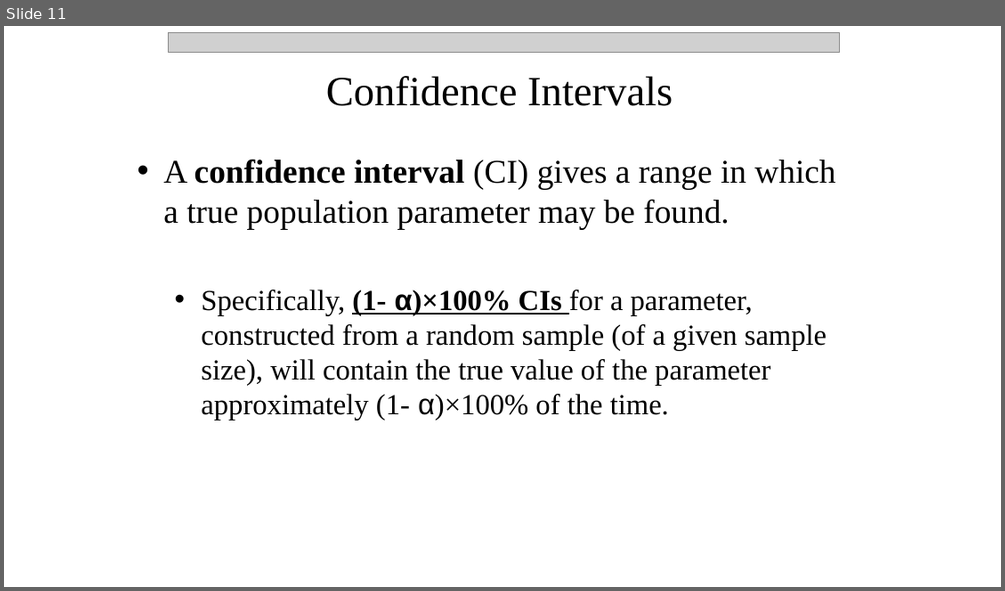
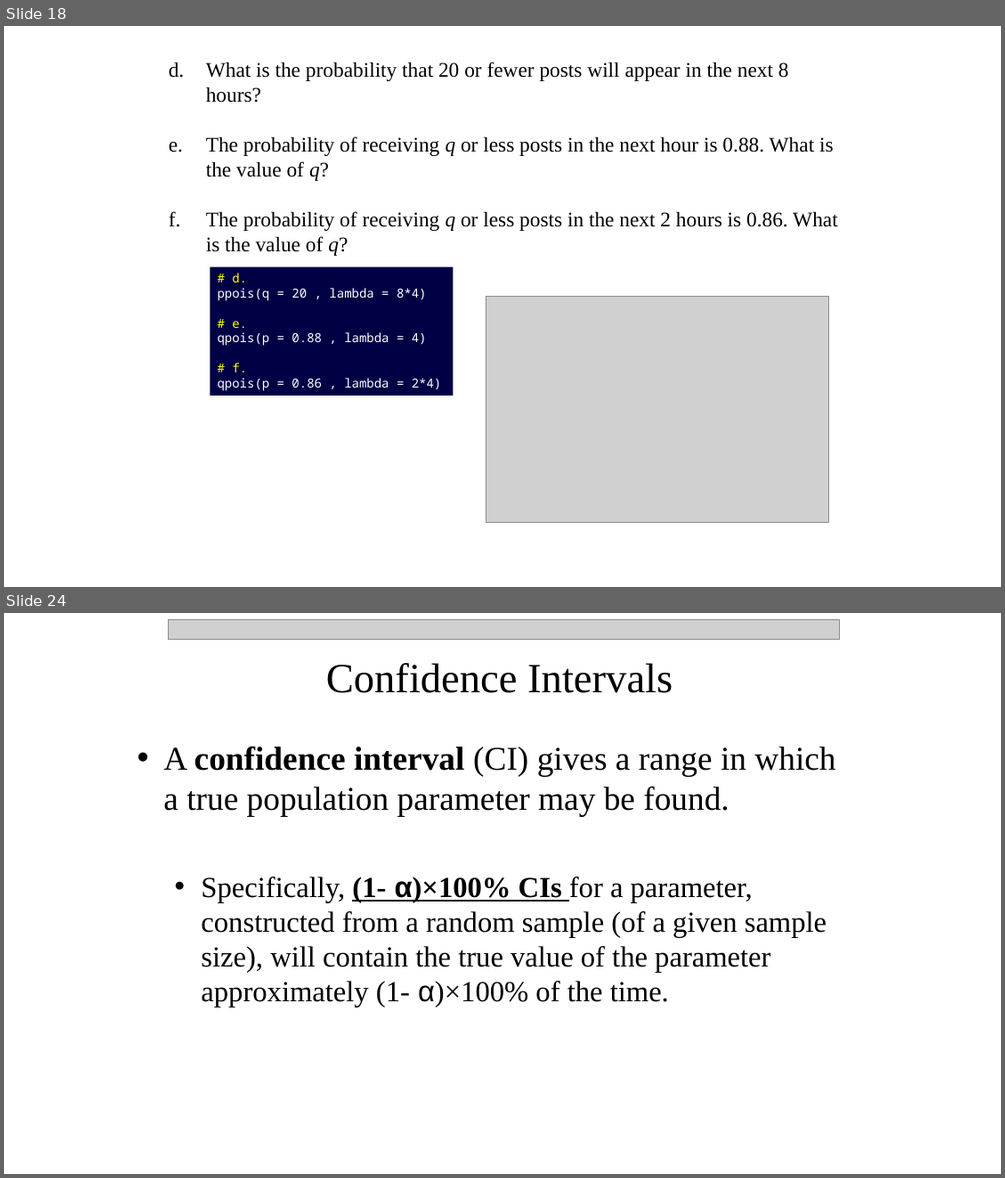
Before and after one commit to npetraco/workshop21, a slide deck: notes/day_2.pptx. Shown one above the other, each under a label of ours: slide 11 before the commit, slides 18 and 24 after it; the slides between them are not shown. The pictures are 1005x591 and 1005x1178 pixels, drawn with LibreOffice and Linux fonts; fonts in the diff are those of the drawing; grey boxes stand for pictures. Boxes give left, top, right and bottom in pixels: in the first picture for what was removed or moved away, otherwise in the second. Text is boxed around its words. In the diff, an @@ line names an element or a change of style, - is before the commit and + after.

```diff
--- a/notes/day_2.pptx
+++ b/notes/day_2.pptx
@@ slide 18 added at (x1=4, y1=26, x2=1001, y2=587), background #FFFFFF @@
@@ text added at (x1=206, y1=62, x2=838, y2=256), 20 pt, text #000000 @@
+d. What is the probability that 20 or fewer posts will appear in the next 8 hours?
+e. The probability of receiving q or less posts in the next hour is 0.88. What is the value of q?
+f. The probability of receiving q or less posts in the next 2 hours is 0.86. What is the value of q?
@@ rectangle added at (x1=210, y1=267, x2=453, y2=395), fill #000045, 12 pt, text #FFFFFF @@
+# d.
+ppois(q = 20 , lambda = 8*4)
+# e.
+qpois(p = 0.88 , lambda = 4)
+# f.
+qpois(p = 0.86 , lambda = 2*4)
@@ picture added at (x1=486, y1=296, x2=829, y2=522) @@
@@ what was slide 11 is now slide 24 @@
```
Also in this commit, not shown: 2 slides changed, 15 other slides added, 1 other file.
